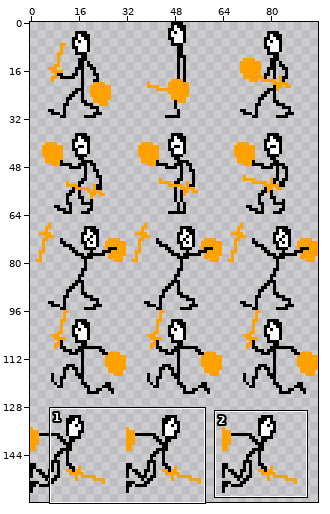
A sprite sheet gets an edit: Elements Graphiques/Hero (Taille 1-1).png. The first picture is a wide view before the edit; the outline marks the close-up.
Close-up. Before the commit:
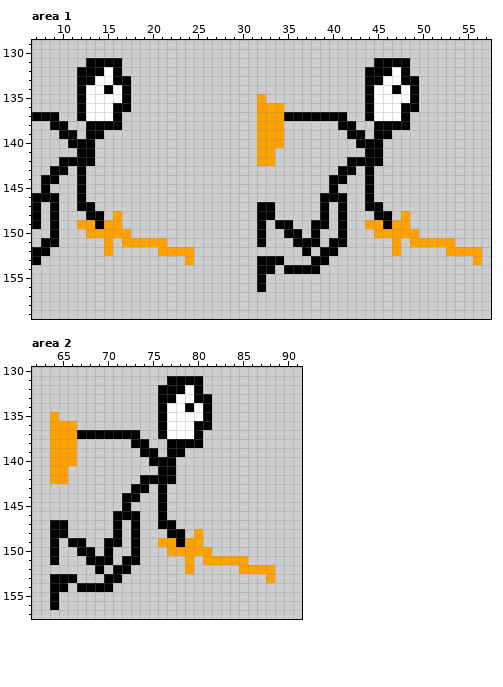
The file is 96x160 pixels. Pixels under 10% opacity are left out. Shown: area 1: x 7..57, y 129..159; area 2: x 62..91, y 130..157.
Once edited:
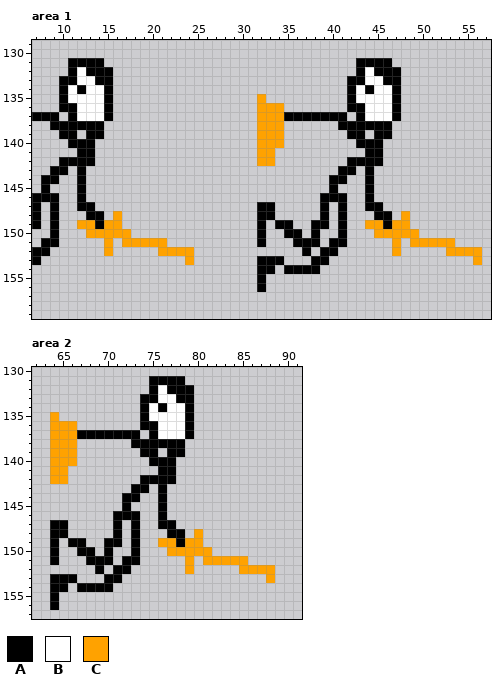
Palette (. is transparent): A #000000  B #ffffff  C #ffa200
Difference:
{"where": "area 1"}
{"y":131,"x":11,"old":"..","new":"AA"}
{"y":131,"x":15,"old":"AA","new":".."}
{"y":131,"x":43,"old":"..","new":"AA"}
{"y":131,"x":47,"old":"AA","new":".."}
{"y":132,"x":11,"old":".A","new":"AB"}
{"y":132,"x":15,"old":"BA","new":"A."}
{"y":132,"x":43,"old":".A","new":"AB"}
{"y":132,"x":47,"old":"BA","new":"A."}
{"y":133,"x":10,"old":"..AABBAA","new":"AABBAA.."}
{"y":133,"x":42,"old":"..AABBAA","new":"AABBAA.."}
{"y":134,"x":10,"old":"..","new":"AB"}
{"y":134,"x":16,"old":"BA","new":".."}
{"y":134,"x":42,"old":"..","new":"AB"}
{"y":134,"x":48,"old":"BA","new":".."}
{"y":135,"x":10,"old":"..A","new":"ABB"}
{"y":135,"x":15,"old":"BBA","new":"A.."}
{"y":135,"x":42,"old":"..A","new":"ABB"}
{"y":135,"x":47,"old":"BBA","new":"A.."}
{"y":136,"x":10,"old":"..A","new":"AAB"}
{"y":136,"x":15,"old":"BAA","new":"A.."}
{"y":136,"x":42,"old":"..A","new":"AAB"}
{"y":136,"x":47,"old":"BAA","new":"A.."}
{"y":137,"x":11,"old":".A","new":"AB"}
{"y":137,"x":15,"old":"BA","new":"A."}
{"y":137,"x":43,"old":".A","new":"AB"}
{"y":137,"x":47,"old":"BA","new":"A."}
{"y":138,"x":11,"old":"..","new":"AA"}
{"y":138,"x":15,"old":"AA","new":".."}
{"y":138,"x":43,"old":"..","new":"AA"}
{"y":138,"x":47,"old":"AA","new":".."}
{"where": "area 2"}
{"y":131,"x":75,"old":"..","new":"AA"}
{"y":131,"x":79,"old":"AA","new":".."}
{"y":132,"x":75,"old":".A","new":"AB"}
{"y":132,"x":79,"old":"BA","new":"A."}
{"y":133,"x":74,"old":"..AABBAA","new":"AABBAA.."}
{"y":134,"x":74,"old":"..","new":"AB"}
{"y":134,"x":80,"old":"BA","new":".."}
{"y":135,"x":74,"old":"..A","new":"ABB"}
{"y":135,"x":79,"old":"BBA","new":"A.."}
{"y":136,"x":74,"old":"..A","new":"AAB"}
{"y":136,"x":79,"old":"BAA","new":"A.."}
{"y":137,"x":75,"old":".A","new":"AB"}
{"y":137,"x":79,"old":"BA","new":"A."}
{"y":138,"x":75,"old":"..","new":"AA"}
{"y":138,"x":79,"old":"AA","new":".."}
{"label":"changed","picture_box":[59,58,131,130]}
{"label":"changed","picture_box":[347,58,419,130]}
{"label":"changed","picture_box":[140,376,212,448]}
